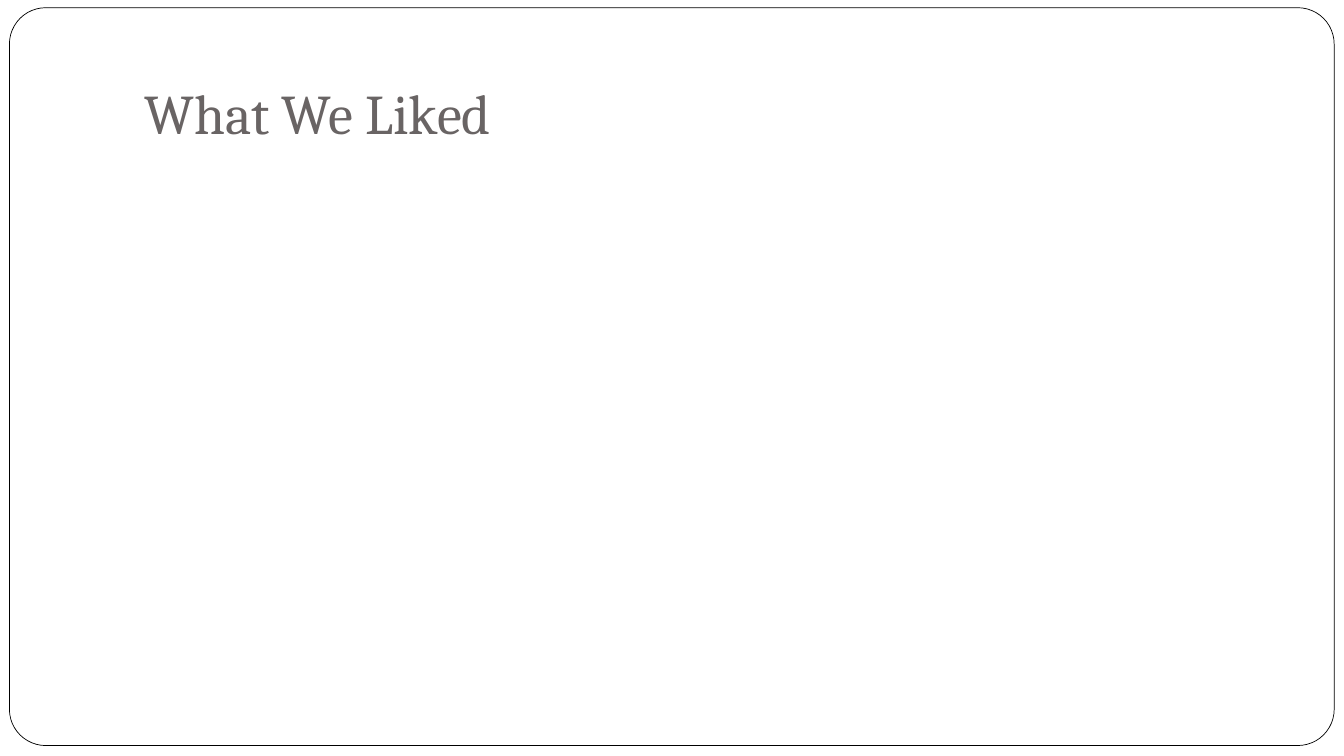
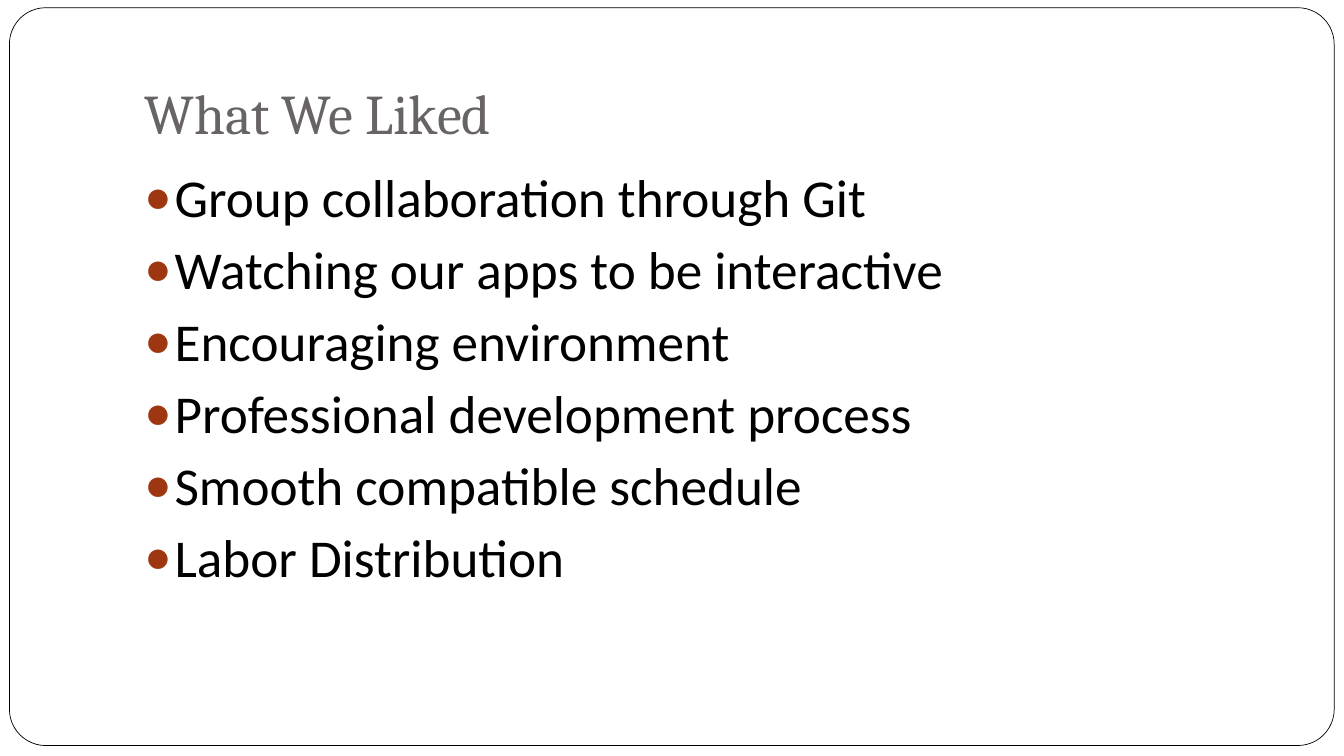
Before and after one commit to bxji/Civic-Duty, a slide deck: slide 13 of presentation/civic_duty_presentation.pptx. Drawn at 1344x756 pixels with LibreOffice and Linux fonts; fonts in the diff are those of the drawing; background and template pictures are left out. Boxes give left, top, right and bottom in pixels: in the first picture for what was removed or moved away, otherwise in the second. Text is boxed around its words. In the diff, an @@ line names an element or a change of style, - is before the commit and + after.

```diff
--- a/presentation/civic_duty_presentation.pptx
+++ b/presentation/civic_duty_presentation.pptx
@@ text added at [175, 180, 942, 578], 38 pt, text #000000 @@
+● Group collaboration through Git
+● Watching our apps to be interactive
+● Encouraging environment
+● Professional development process
+● Smooth compatible schedule
+● Labor Distribution
```
Also in this commit, not shown: 5 other slides changed.
